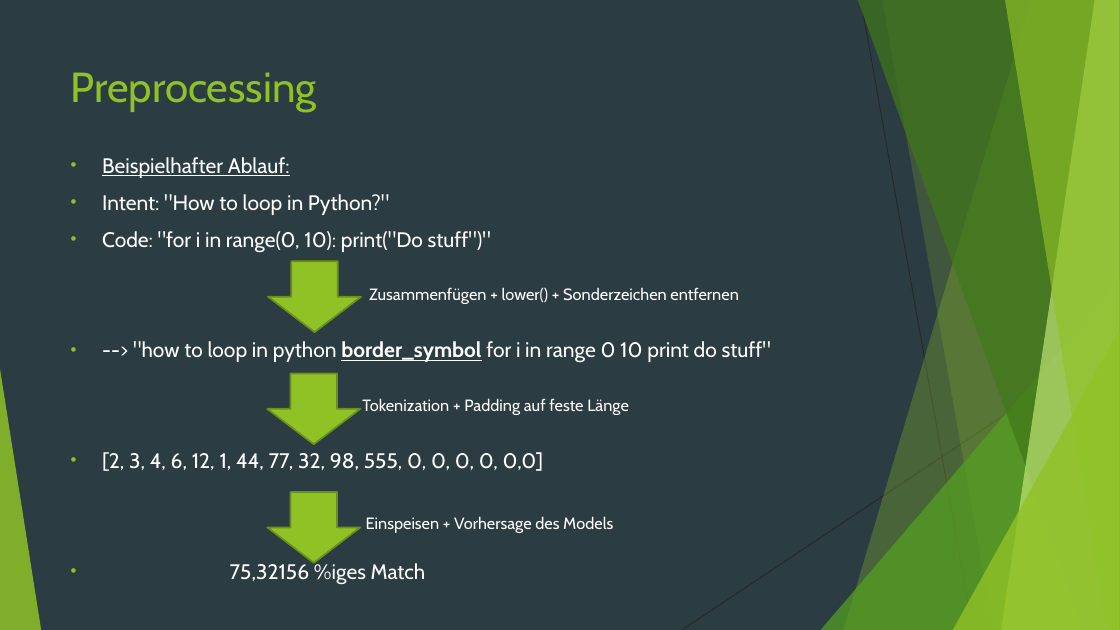
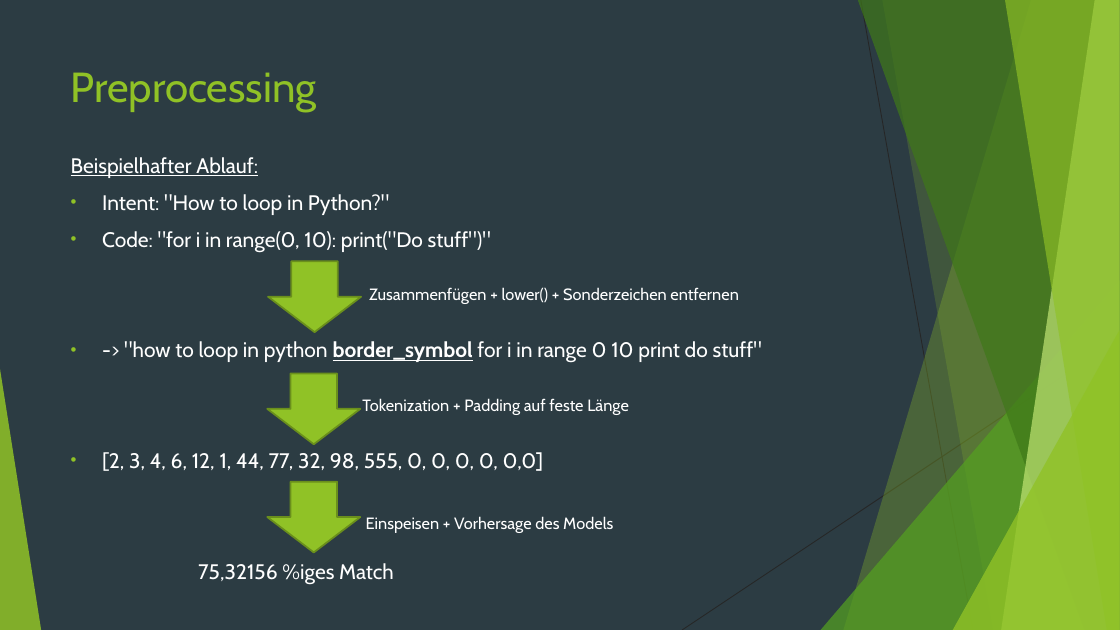
Before and after one commit to sgimmini/frag.extract.a, a slide deck: slide 14 of weekly_presentations/frag.extract_2019-08-22_Abschluss.pptx (slide 15 before the commit). Drawn at 1120x630 pixels with LibreOffice and Linux fonts; fonts in the diff are those of the drawing. Boxes give left, top, right and bottom in pixels: in the first picture for what was removed or moved away, otherwise in the second. Text is boxed around its words. In the diff, an @@ line names an element or a change of style, - is before the commit and + after.

```diff
--- a/weekly_presentations/frag.extract_2019-08-22_Abschluss.pptx
+++ b/weekly_presentations/frag.extract_2019-08-22_Abschluss.pptx
@@ text at box(71, 157, 394, 585): bullet • to none @@
@@ text at box(124, 341, 762, 363): text changed @@
-• --> "how to loop in python border_symbol for i in range 0 10 print do stuff"
+• -> "how to loop in python border_symbol for i in range 0 10 print do stuff"
@@ down arrow: place and size @@
-down arrow at box(267, 492, 360, 563)
+down arrow at box(267, 481, 360, 552)
```
Also in this commit, not shown: 15 other slides changed, 1 slide removed.
